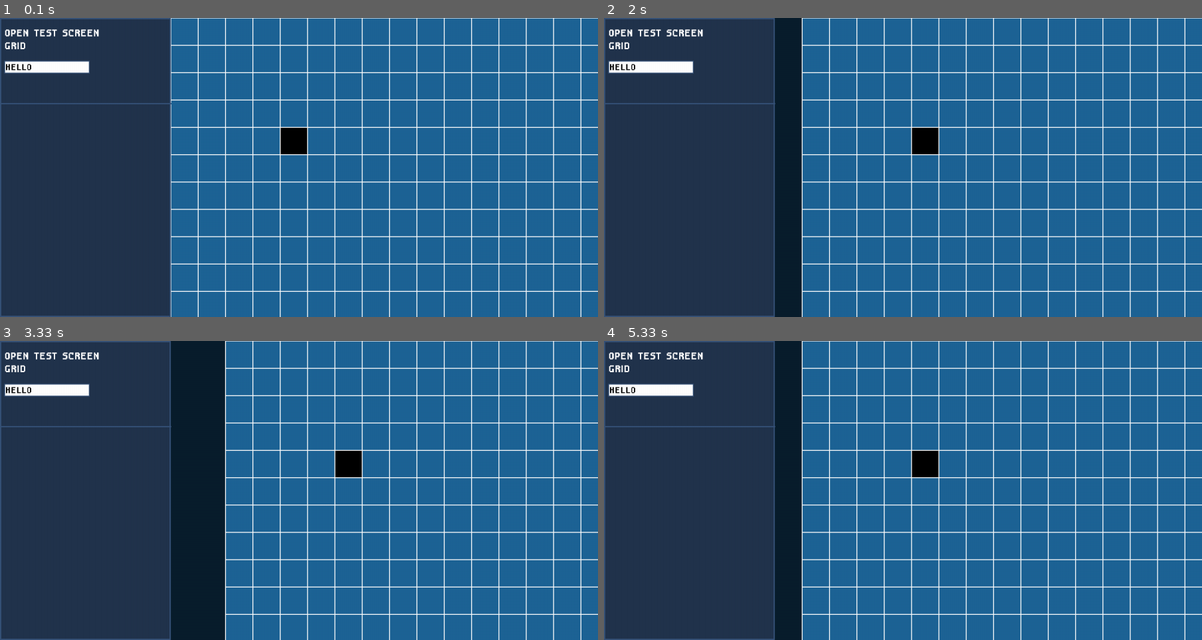
Above: before the commit, frames 1-4 (two rows, left to right).
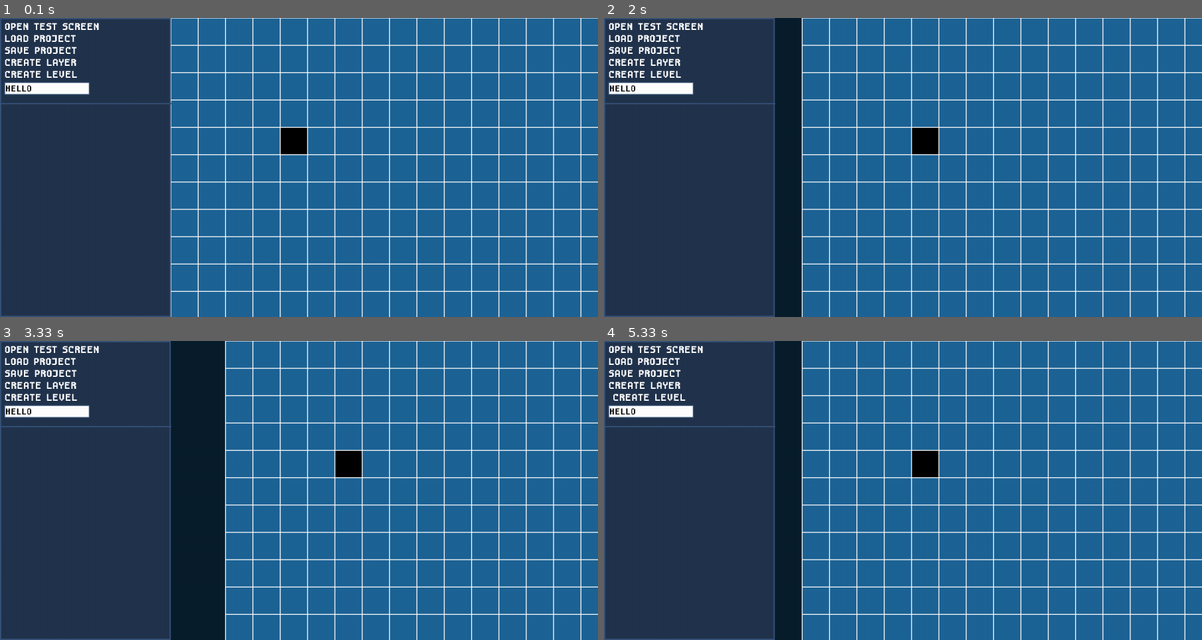
Above: after the commit, the same moments.

Repository: ImYourDope/PyGameLevelDesigner
Game: pygame game, started from main.py
Two runs of this game, one before a commit and one after it. Both use one fixed random seed, a clock stepped at 60 frames per second and the inputs below.
Inputs (mouse positions are in pixels of both pictures, inside the frame that each line leads up to):
- Up to frame 1 (0.1 s): no input
- Up to frame 2 (2 s): click (645, 74) at 0.38 s, where only the run after the commit has a clickable "CREATE LEVEL"; click (908, 185) at 0.72 s; click (645, 74) at 1.05 s, where only the run after the commit has a clickable "CREATE LEVEL"; click (1124, 272) at 1.38 s; click (795, 167) at 1.72 s
- Up to frame 3 (3.33 s): click (382, 361) at 2.05 s; click (526, 604) at 2.38 s; click (203, 391) at 2.72 s
- Up to frame 4 (5.33 s): click (1178, 490) at 3.55 s; click "OPEN TEST SCREEN" at 3.88 s; click (729, 433) at 4.22 s; click (645, 397) at 5.05 s, where only the run after the commit has a clickable "CREATE LEVEL"

The runs differ from the first frame. In frame 1, 2.0% of the frame differs, in the area x 0-17%, y 1-26%; in frame 2, 2.0%; in frame 3, 2.0%; in frame 4, 2.0%.

Commit message:
Added all buttons

Diff:
--- a/buttons.py
+++ b/buttons.py
@@ -8,10 +8,12 @@
 def create_popup_screen_buttons(screen):
     test_popup_screen_buttons.append(Button(screen, 'CLOSE TEST SCREEN', (200, 200), popup_screen_close, 15, 0))
 
-
+class A:
+    append = print
 def create_main_screen_buttons(screen):
 
     print(event_manager.test_popup_screen)
+    main_screen_buttons = A()
     main_screen_buttons.append(
         Button(screen, 'OPEN TEST SCREEN', (10, starting_button_pos), event_manager.test_popup_screen.start, 15, 0))
     main_screen_buttons.append(
--- a/interface.xml
+++ b/interface.xml
@@ -1,32 +1,49 @@
 <?xml version="1.0" encoding="UTF-8" ?>
-<Layout
-    width="1400"
-    height="700">
+<Layout width="1400"
+        height="700">
 
-    <Button
-        id="open-test-screen"
-        x="10"
-        y="20"
-        text="OPEN TEST SCREEN">
+    <Button id="open-test-screen-button"
+            x="10"
+            y="5"
+            text="OPEN TEST SCREEN">
 
-        <Hover
-            x="20"
-            y="20"/>
+        <Hover x="20"
+               y="5"/>
     </Button>
-    <Button
-        id="grid-button"
-        x="10"
-        y="50"
-        text="GRID">
+    <Button id="load-project-button"
+            x="10"
+            y="33"
+            text="LOAD PROJECT">
 
-        <Hover
-            x="20"
-            y="50"/>
+        <Hover x="20"
+               y="33"/>
     </Button>
-    <Input
-        id="input"
-        x="10"
-        y="100"
 
-        text="HELLO"/>
+    <Button id="save-project-button"
+            x="10"
+            y="61"
+            text="SAVE PROJECT">
+        <Hover x="20"
+               y="61"/>
+    </Button>
+
+    <Button id="create-layer-button"
+            x="10"
+            y="89"
+            text="CREATE LAYER">
+        <Hover x="20"
+               y="89"/>
+    </Button>
+
+    <Button id="create-level-button"
+            x="10"
+            y="117"
+            text="CREATE LEVEL">
+        <Hover x="20"
+               y="117"/>
+    </Button>
+    <Input id="input"
+           x="10"
+           y="150"
+           text="HELLO"/>
 </Layout>
--- a/main.py
+++ b/main.py
@@ -5,7 +5,7 @@
 from userinterface import *
 from canvas import *
 from grid import *
-# from buttons import *
+from buttons import *
 # from inputlines import *
 # from popupscreens import *
 
@@ -27,7 +27,7 @@
 
 dom_event_manager.init_dom(dom)
 
-dom_event_manager.onclick('grid-button', toggle_grid)
+# dom_event_manager.onclick('grid-button', toggle_grid)
 
 # CREATE SECTION
 # create_popup_screen_buttons(screen)
@@ -37,7 +37,8 @@
 # create_main_screen_inputlines(screen)
 create_scrolling_cursors()
 
-dom_event_manager.oninput('input', lambda _: print(dom[2].text))
+# dom_event_manager.oninput('input', lambda _: print(dom[2].text))
+# create_main_screen_buttons("pohui")
 
 while True:
 
